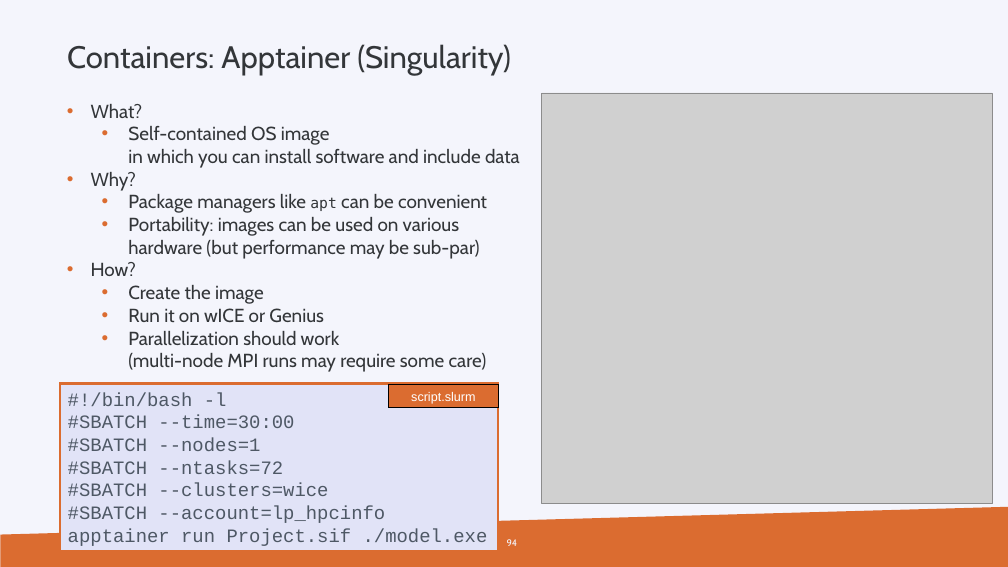
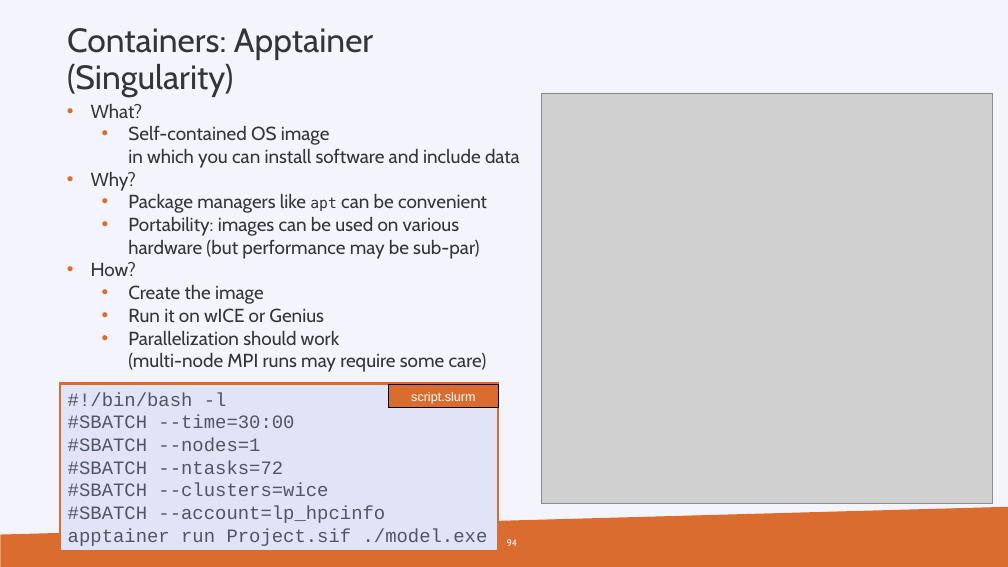
Before and after one commit to hpcleuven/HPC-intro, a slide deck: slide 94 of HPCintro.pptx. Drawn at 1008x567 pixels with LibreOffice and Linux fonts; fonts in the diff are those of the drawing; grey boxes stand for pictures; background and template pictures are left out. Boxes give left, top, right and bottom in pixels: in the first picture for what was removed or moved away, otherwise in the second. Text is boxed around its words. In the diff, an @@ line names an element or a change of style, - is before the commit and + after.

```diff
--- a/HPCintro.pptx
+++ b/HPCintro.pptx
@@ text "Containers: Apptainer (Singularity)" at box(67, 28, 373, 97): size 29.6 to 32 pt; line spacing 0.7 to 0.9 @@
```
Also in this commit, not shown: 8 other slides changed, 1 other file.
